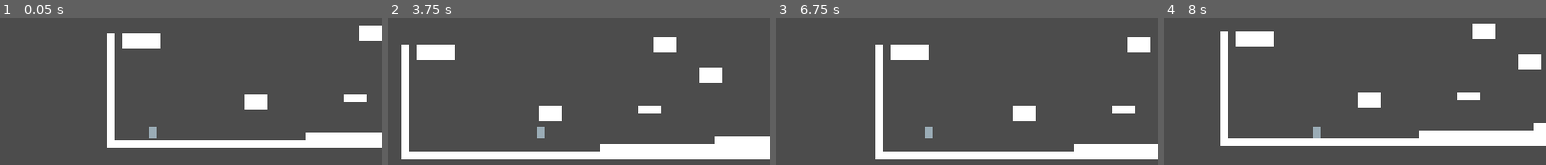
Above: before the commit, frames 1-4 (left to right).
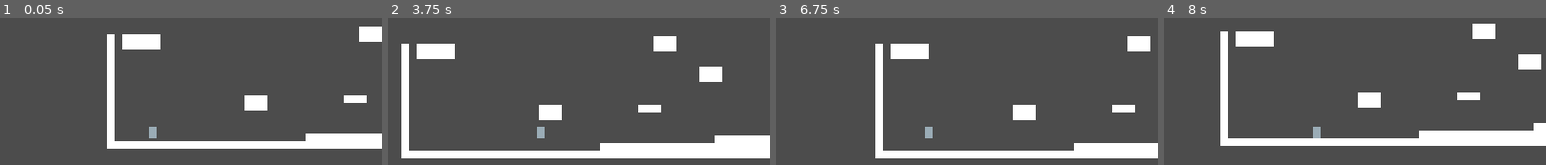
Above: after the commit, the same moments.

Repository: RudyMis/metroidvania
Game: Godot game, scene res://map/tilemap.tscn
Two runs of this game, one before a commit and one after it. Both use one fixed random seed, a clock stepped at 60 frames per second and the inputs below.
Inputs (mouse positions are in pixels of both pictures, inside the frame that each line leads up to):
- Up to frame 1 (0.05 s): no input
- Up to frame 2 (3.75 s): tap Enter at 0.5, 3.5 s; move the mouse to (640, 119) at 0.52 s; hold D (right) 0.53-1.25 s; tap Space (jump) at 0.6, 0.77, 1.07, 2, 2.1, 3.6 s; click (640, 119) at 0.67 s; drag from (449, 145) to (outside the picture) at 1.27 s; move the mouse to (586, 75) at 2.02 s; hold D (right) 2.03-2.75 s; drag from (outside the picture) to (403, 94) at 2.77 s; move the mouse to (outside the picture) at 3.52 s; hold A (left) from 3.53 s (still down)
- Up to frame 3 (6.75 s): tap Space (jump) at 3.77, 4.07, 5, 5.1, 6.6 s; release A (left) at 4.25 s; drag from (791, 94) to (860, 67) at 4.27 s; move the mouse to (951, 132) at 5.02 s; hold A (left) 5.03-5.75 s; click (951, 132) at 5.17 s; drag from (860, 67) to (837, 145) at 5.77 s; tap Enter at 6.5 s; move the mouse to (1028, 119) at 6.52 s; hold D (right) from 6.53 s (still down)
- Up to frame 4 (8 s): tap Space (jump) at 6.77, 7.07 s; release D (right) at 7.25 s; drag from (1225, 145) to (outside the picture) at 7.27 s

The runs differ from the first frame. In frame 1, 1.3% of the frame differs, in the area x 28-100%, y 5-89%; in frame 2, 1.7%, in the area x 3-100%, y 12-97%; in frame 3, 1.3%; in frame 4, nothing differs.

Commit message:
Wolniejsze spadanie

Diff:
--- a/player.tscn
+++ b/player.tscn
@@ -17,7 +17,7 @@
 [node name="Movement" type="Node" parent="."]
 script = ExtResource( 1 )
 max_speed = 80.0
-jump_speed = 250.0
+jump_speed = 220.0
 jump_height = 44.0
 late_jump_time = 1.0
 
